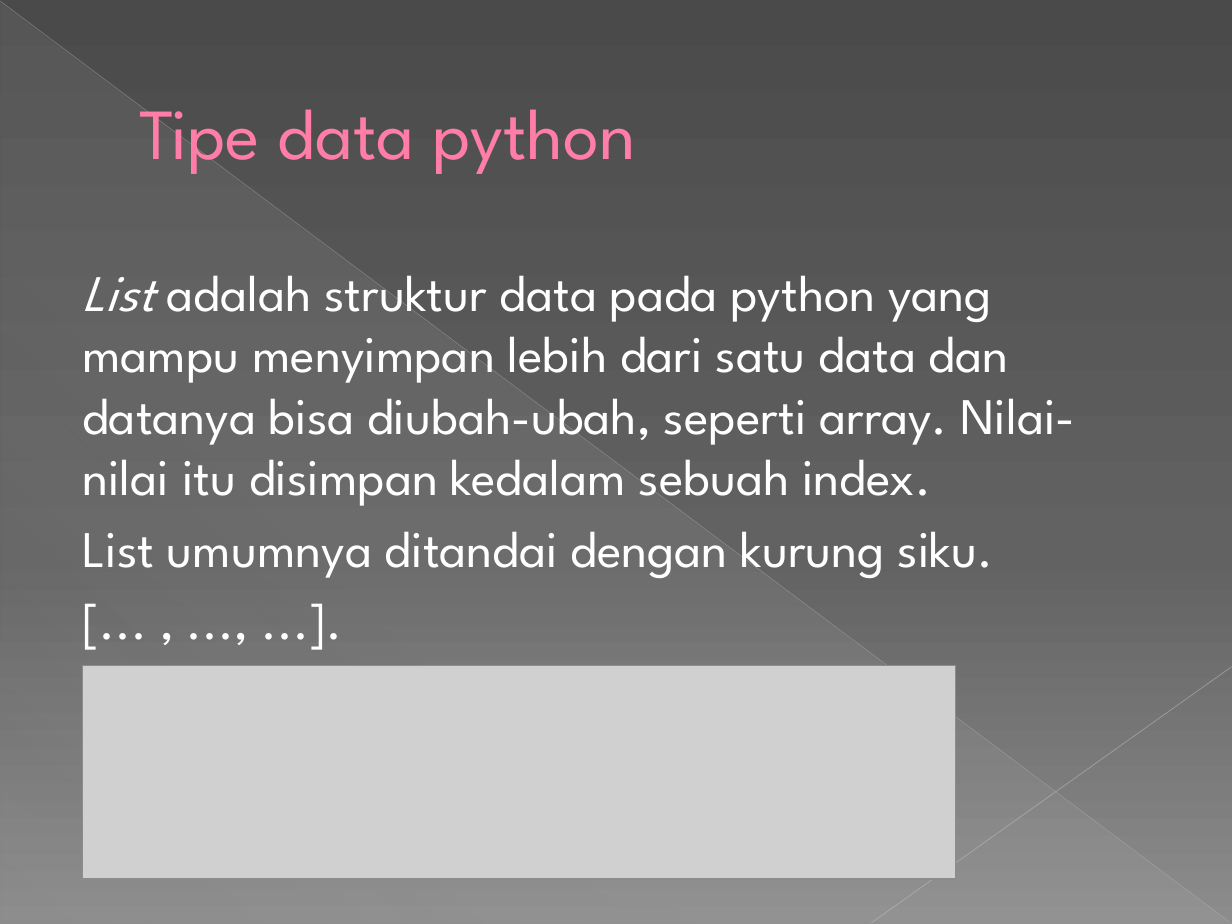
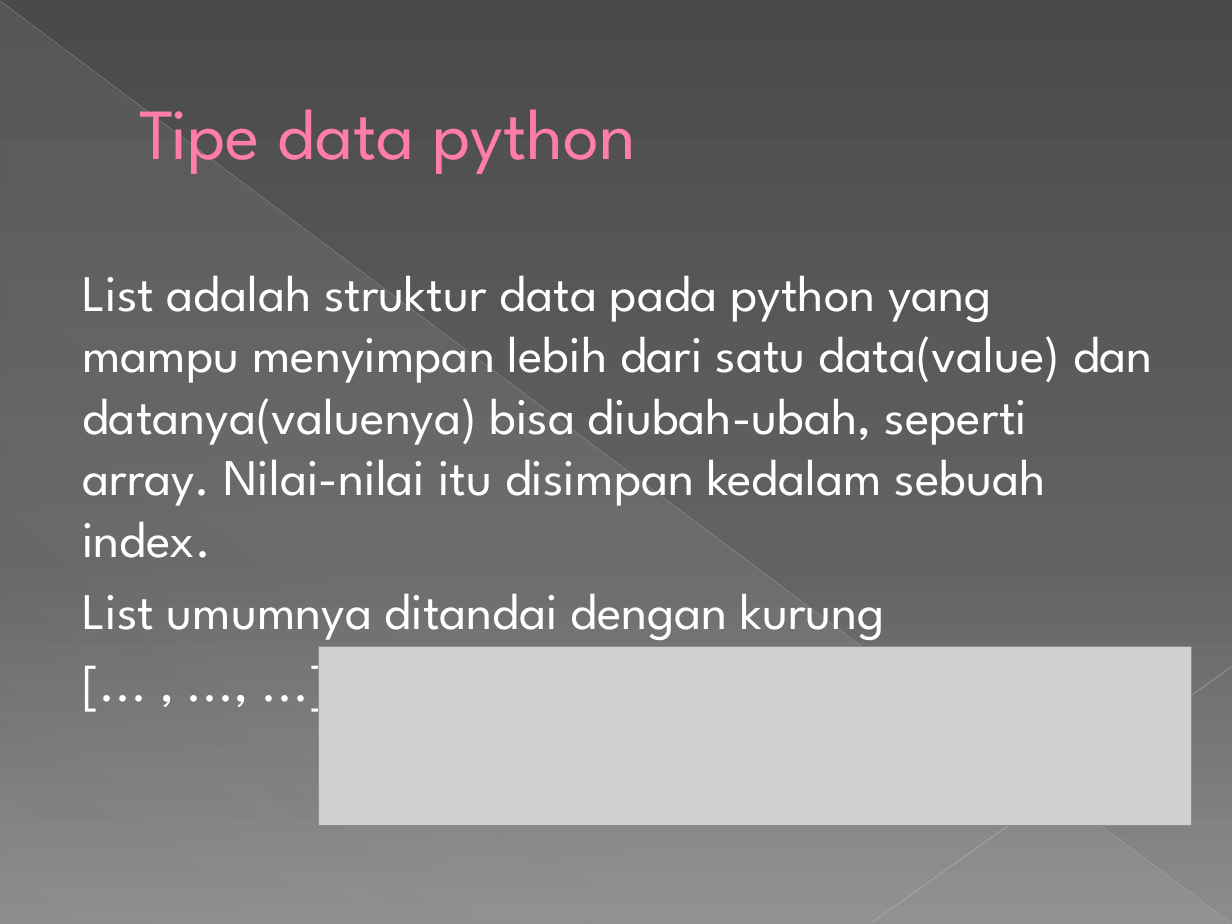
Before and after one commit to IrfanFadhilah48/Deep-Learning, a slide deck: slide 14 of DEEP LEARNING 1.pptx. Drawn at 1232x924 pixels with LibreOffice and Linux fonts; fonts in the diff are those of the drawing; grey boxes stand for pictures. Boxes give left, top, right and bottom in pixels: in the first picture for what was removed or moved away, otherwise in the second. Text is boxed around its words. In the diff, an @@ line names an element or a change of style, - is before the commit and + after.

Commit message:
Update 25/03

```diff
--- a/DEEP LEARNING 1.pptx
+++ b/DEEP LEARNING 1.pptx
@@ text at (x1=82, y1=275, x2=1153, y2=640): text changed @@
-List adalah struktur data pada python yang mampu menyimpan lebih dari satu data dan datanya bisa diubah-ubah, seperti array. Nilai-nilai itu disimpan kedalam sebuah index.
-List umumnya ditandai dengan kurung siku.
+List adalah struktur data pada python yang mampu menyimpan lebih dari satu data(value) dan datanya(valuenya) bisa diubah-ubah, seperti array. Nilai-nilai itu disimpan kedalam sebuah index.
+List umumnya ditandai dengan kurung
@@ picture resized from (x1=83, y1=665, x2=956, y2=878) to (x1=318, y1=647, x2=1191, y2=827) @@
```
Also in this commit, not shown: 3 other slides changed, 1 slide added.
